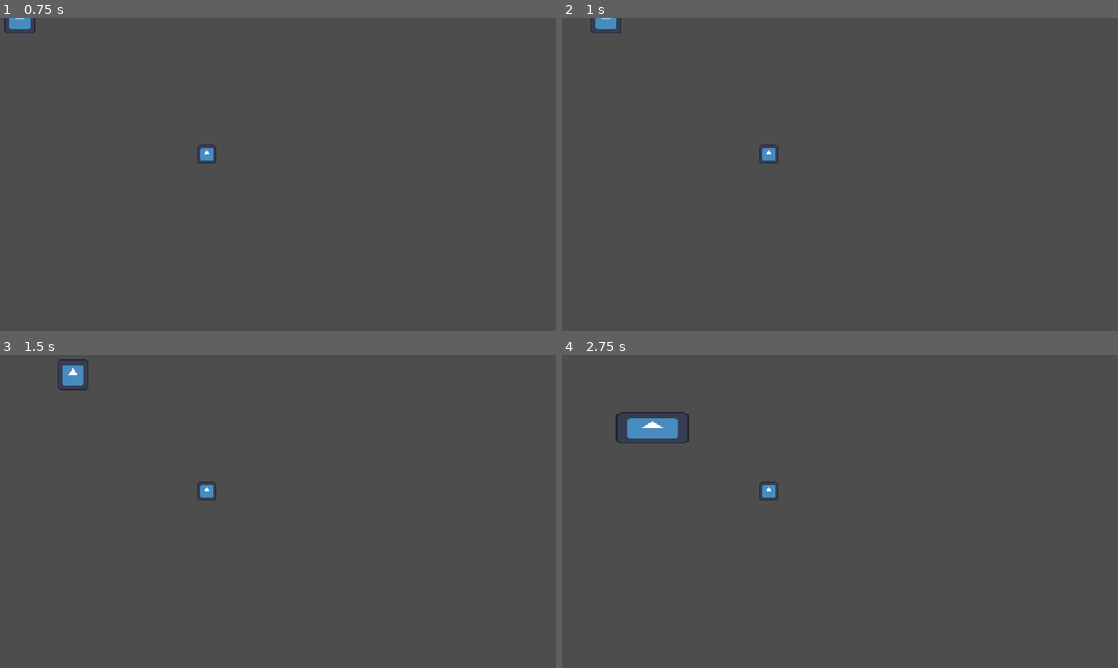
Above: before the commit, frames 1-4 (two rows, left to right).
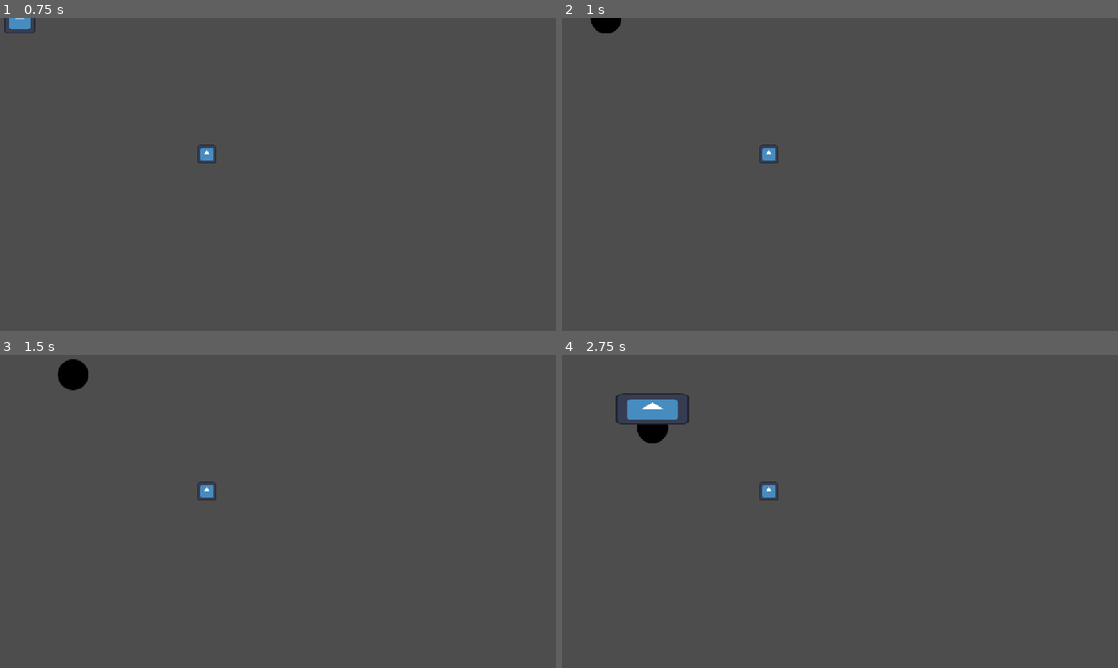
Above: after the commit, the same moments.

Repository: UniqueName0/ren-game
Game: Godot game, scene res://test_scene.tscn
The game is run twice, just before and just after one commit, with the same random seed, the same clock (stepped at 60 frames per second) and the same inputs. The engine's default icon, where the game draws it, is replaced by a stand-in: a white triangle on a blue panel in a dark square.
Inputs:
- Up to frame 1 (0.75 s): tap Enter at 0.5 s; hold D (right) from 0.53 s (still down); hold Q (throw) from 0.53 s (still down)
- Up to frame 2 (1 s): keep holding D (right); keep holding Q (throw); tap Space (jump, bound only after the commit) at 0.77, 0.8 s
- Up to frame 3 (1.5 s): tap Space (jump, bound only after the commit) at 1.07, 1.35 s; release D (right) at 1.28 s; release Q (throw) at 1.28 s; hold S (down) from 1.28 s (still down)
- Up to frame 4 (2.75 s): tap Space (jump, bound only after the commit) at 1.52, 1.82, 2.3 s; tap Q (throw) at 1.55 s; release S (down) at 2.03 s; hold D (right) from 2.03 s (still down); hold Shift (stretch) from 2.03 s (still down)

Frame 1 is identical in both runs. In frame 2, 0.2% of the frame differs, in the area x 5-11%, y 0-5%; in frame 3, 0.5%; in frame 4, 1.4%, in the area x 9-23%, y 12-29%.

Commit message:
added jumping to player

Diff:
--- /dev/null
+++ b/components/EntityGravity.tscn
@@ -0,0 +1,11 @@
+[gd_scene load_steps=3 format=3 uid="uid://c3m1lbtdonhb4"]
+
+[ext_resource type="Texture2D" uid="uid://bsg844tqtcif7" path="res://circle.png" id="1_fpni7"]
+[ext_resource type="Script" uid="uid://blrpd4cfbag78" path="res://components/entity_gravity.gd" id="1_gq8oa"]
+
+[node name="Shadow" type="Sprite2D"]
+show_behind_parent = true
+z_index = -1
+y_sort_enabled = true
+texture = ExtResource("1_fpni7")
+script = ExtResource("1_gq8oa")
--- /dev/null
+++ b/components/entity_gravity.gd
@@ -0,0 +1,37 @@
+extends Node2D
+
+var gravity_force = ProjectSettings.get_setting("physics/2d/default_gravity")
+
+@export var Actor: CollisionObject2D
+@export var AffectedObjects: Array[Node2D]
+@export var ThrowHeight = 400
+@export var ThrowForceDividend = 3
+
+var velocity := Vector2.ZERO
+var z_velocity := 0.0
+var z_position := 0.0
+
+
+func _physics_process(delta):
+	z_velocity += gravity_force * delta
+	z_position -= z_velocity * delta
+
+	if z_position <= 0:
+		z_position = 0
+		z_velocity = 0
+		velocity = Vector2.ZERO
+		Actor.team = 0
+		visible = false
+	else:
+		visible = true
+
+	AffectedObjects.map(apply_Z_pos)
+	if Actor.is_in_group("Area"): Actor.position += velocity * delta
+
+func apply_Z_pos(obj: Node2D):
+	obj.position.y = -z_position
+
+func throw(force, height, thrower):
+	velocity = force   # Horizontal speed
+	z_velocity = -height  # Negative value for upward jump
+	Actor.team = thrower.team
--- a/entities/living/player.tscn
+++ b/entities/living/player.tscn
@@ -1,7 +1,8 @@
-[gd_scene load_steps=5 format=3 uid="uid://4pyjl6kdauhp"]
+[gd_scene load_steps=6 format=3 uid="uid://4pyjl6kdauhp"]
 
 [ext_resource type="Script" uid="uid://cithjiy3kulp" path="res://player.gd" id="1_c1x3l"]
 [ext_resource type="Texture2D" uid="uid://c7p5de7go44u1" path="res://icon.svg" id="2_kb0hi"]
+[ext_resource type="PackedScene" uid="uid://c3m1lbtdonhb4" path="res://components/EntityGravity.tscn" id="3_kb0hi"]
 
 [sub_resource type="RectangleShape2D" id="RectangleShape2D_sasra"]
 size = Vector2(64, 64)
@@ -12,6 +13,10 @@
 [node name="Player" type="CharacterBody2D" groups=["Entity", "can_attack", "item_land_on_head"]]
 y_sort_enabled = true
 script = ExtResource("1_c1x3l")
+
+[node name="Shadow" parent="." node_paths=PackedStringArray("Actor", "AffectedObjects") instance=ExtResource("3_kb0hi")]
+Actor = NodePath("..")
+AffectedObjects = [NodePath("../CollisionBox"), NodePath("../EntityDetectionArea")]
 
 [node name="CollisionBox" type="CollisionShape2D" parent="."]
 shape = SubResource("RectangleShape2D_sasra")
@@ -25,7 +30,7 @@
 [node name="CollisionBox" type="CollisionShape2D" parent="EntityDetectionArea"]
 shape = SubResource("RectangleShape2D_c1x3l")
 
-[node name="CarriedItemsContainer" type="Node2D" parent="."]
-position = Vector2(0, -41)
+[node name="CarriedItemsContainer" type="Node2D" parent="EntityDetectionArea"]
+position = Vector2(0, -40)
 
 [connection signal="area_entered" from="EntityDetectionArea" to="." method="_on_entity_detection_area_area_entered"]
--- a/entities/non-living/test_object.tscn
+++ b/entities/non-living/test_object.tscn
@@ -1,27 +1,28 @@
 [gd_scene load_steps=5 format=3 uid="uid://cbkli1t1cxykq"]
 
 [ext_resource type="Script" uid="uid://csujdj5o3kgeg" path="res://test_object.gd" id="1_dvq88"]
-[ext_resource type="Texture2D" uid="uid://bsg844tqtcif7" path="res://circle.png" id="2_xrin1"]
+[ext_resource type="PackedScene" uid="uid://c3m1lbtdonhb4" path="res://components/EntityGravity.tscn" id="3_dvq88"]
 [ext_resource type="Texture2D" uid="uid://c7p5de7go44u1" path="res://icon.svg" id="3_vnqi8"]
 
 [sub_resource type="RectangleShape2D" id="RectangleShape2D_dvq88"]
 size = Vector2(38, 38)
 
-[node name="test_object" type="Area2D" groups=["Entity", "can_attack"]]
+[node name="test_object" type="Area2D" groups=["Area", "Entity", "can_attack"]]
 y_sort_enabled = true
 linear_damp = 5.0
 angular_damp = 5.0
 script = ExtResource("1_dvq88")
 
-[node name="Shadow" type="Sprite2D" parent="."]
-z_index = -1
-scale = Vector2(0.6, 0.6)
-texture = ExtResource("2_xrin1")
+[node name="Shadow" parent="." node_paths=PackedStringArray("Actor", "AffectedObjects") instance=ExtResource("3_dvq88")]
+position = Vector2(4.76837e-07, -5.06639e-07)
+scale = Vector2(0.59375, 0.59375)
+Actor = NodePath("..")
+AffectedObjects = [NodePath("../CollisionBox"), NodePath("../Sprite2D")]
 
 [node name="CollisionBox" type="CollisionShape2D" parent="."]
 shape = SubResource("RectangleShape2D_dvq88")
 
-[node name="Sprite2D" type="Sprite2D" parent="CollisionBox"]
+[node name="Sprite2D" type="Sprite2D" parent="."]
 scale = Vector2(0.3, 0.3)
 texture = ExtResource("3_vnqi8")
 
--- a/player.gd
+++ b/player.gd
@@ -8,19 +8,21 @@
 @export var stretch_speed := 50
 @export var throw_force := 300
 @export var throw_height := 400
+@export var jump_height := 500
 
 enum State { IDLE, STRETCHING, BLASTING }
 var current_state := State.IDLE
 var stretch_amount := 0.0
 var previous_offset := Vector2.ZERO
 var last_direction := Vector2.RIGHT
-var is_attacking
+
 var team = 1
 
 func _physics_process(delta: float):
 	var direction := Input.get_vector("left", "right", "up", "down")
 	var stretch_pressed := Input.is_action_pressed("stretch")
 	var throw_pressed := Input.is_action_pressed("throw")
+	var jump_pressed := Input.is_action_just_pressed("jump")
 	var stretch_change := 0.0
 
 	if not direction.is_zero_approx():
@@ -35,13 +37,16 @@
 				current_state = State.STRETCHING
 				velocity = Vector2.ZERO
 				stretch_change = delta * stretch_speed
-			if throw_pressed and $CarriedItemsContainer.get_child_count() > 0:
-				var item = $CarriedItemsContainer.get_child(0)
-				item.reparent(get_tree().root, false)
-				item.global_position = $CarriedItemsContainer.global_position
+			if throw_pressed and $EntityDetectionArea/CarriedItemsContainer.get_child_count() > 0:
+				var item = $EntityDetectionArea/CarriedItemsContainer.get_child(0)
+				item.call_deferred("reparent", get_tree().root, true)
+				item.global_position = $Shadow.global_position
+				item.get_node("Shadow").z_position = $Shadow.z_position - $EntityDetectionArea/CarriedItemsContainer.position.y
 				item.z_index = 0
-				item.throw(last_direction * throw_force, throw_height, self)
-			is_attacking = false
+
+				item.get_node("Shadow").throw(last_direction * throw_force, throw_height, self)
+			if jump_pressed and not $Shadow.visible:
+				$Shadow.z_velocity = -jump_height
 		State.STRETCHING:
 			if stretch_pressed:
 				stretch_change = (delta * stretch_speed) if not direction.is_zero_approx() else (-delta * stretch_speed)
@@ -55,7 +60,6 @@
 			if velocity.length() < blast_stop_threshold:
 				current_state = State.IDLE
 				velocity = Vector2.ZERO
-			is_attacking = true
 
 
 	stretch_amount = clampf(stretch_amount + stretch_change, 0, max_stretch)
--- a/project.godot
+++ b/project.godot
@@ -30,6 +30,7 @@
 Entity=""
 item_land_on_head=""
 neutral_land_on_head=""
+Area=""
 
 [input]
 
@@ -63,6 +64,11 @@
 "events": [Object(InputEventKey,"resource_local_to_scene":false,"resource_name":"","device":-1,"window_id":0,"alt_press …(192 unchanged characters)…
 ]
 }
+jump={
+"deadzone": 0.2,
+"events": [Object(InputEventKey,"resource_local_to_scene":false,"resource_name":"","device":-1,"window_id":0,"alt_pressed":false,"shift_pressed":false,"ctrl_pressed":false,"meta_pressed":false,"pressed":false,"keycode":0,"physical_keycode":32,"key_label":0,"unicode":32,"location":0,"echo":false,"script":null)
+]
+}
 
 [physics]
 
--- a/test_object.gd
+++ b/test_object.gd
@@ -3,43 +3,18 @@
 @export var ThrowHeight = 400
 @export var ThrowForceDividend = 3
 
-var velocity := Vector2.ZERO
-var z_velocity := 0.0
-var z_position := 0.0
 var team := 0 # 0 = neutral
 
-var gravity_force = ProjectSettings.get_setting("physics/2d/default_gravity")
-
-
-func _physics_process(delta):
-	z_velocity += gravity_force * delta
-	z_position -= z_velocity * delta
-
-	if z_position <= 0:
-		z_position = 0
-		z_velocity = 0
-		velocity = Vector2.ZERO
-		team = 0
-		$Shadow.visible = false
-	else:
-		$Shadow.visible = true
-
-	position += velocity * delta
-	$CollisionBox.position.y = -z_position
 
 func attacked_by(attacker: Node2D):
 	if team == 0 or team != attacker.team:
-		throw(attacker.velocity / ThrowForceDividend, ThrowHeight, attacker)
+		$Shadow.throw(attacker.velocity / ThrowForceDividend, ThrowHeight, attacker)
 
-func throw(force, height, thrower):
-	velocity = force   # Horizontal speed
-	z_velocity = -height  # Negative value for upward jump
-	team = thrower.team
 
 func _on_body_entered(body: Node2D) -> void:
-	if z_velocity > 0 and body.is_in_group("item_land_on_head") and (team == body.team or body.is_in_group("neutral_land_on_head")):
-		call_deferred("reparent", body.get_node("CarriedItemsContainer"), false)
+	if $Shadow.z_velocity > 0 and body.is_in_group("item_land_on_head") and (team == body.team or body.is_in_group("neutral_land_on_head")):
+		call_deferred("reparent", body.get_node("EntityDetectionArea").get_node("CarriedItemsContainer"), false)
 		position = Vector2.ZERO
-		z_position = 0
-		velocity = Vector2.ZERO
+		$Shadow.z_position = 0
+		$Shadow.velocity = Vector2.ZERO
 		z_index=2
Not shown, added: components/entity_gravity.gd.uid
